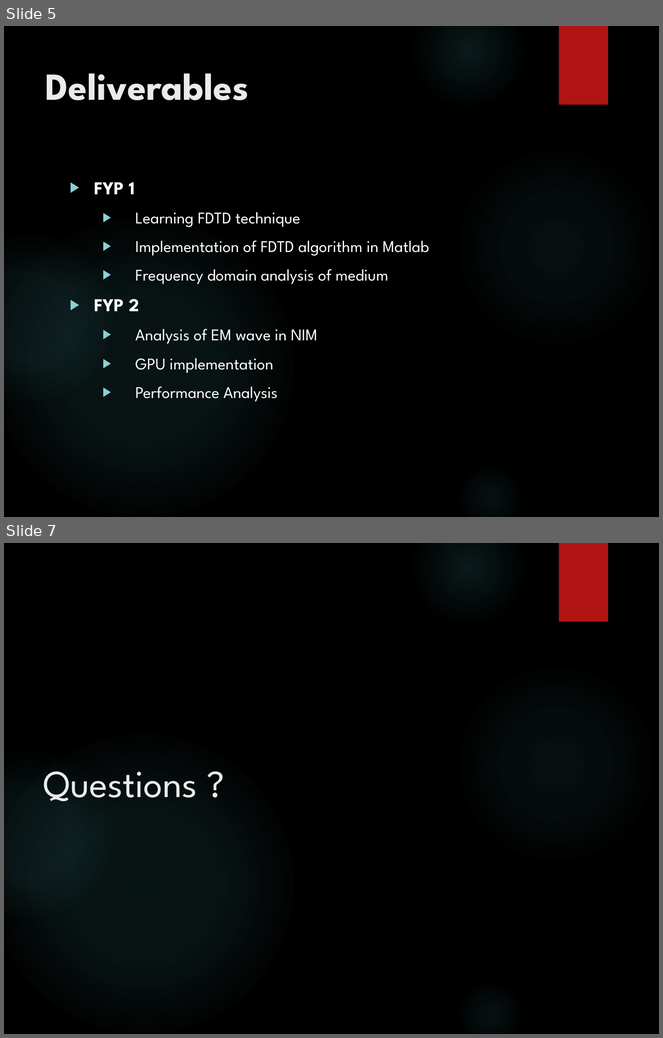
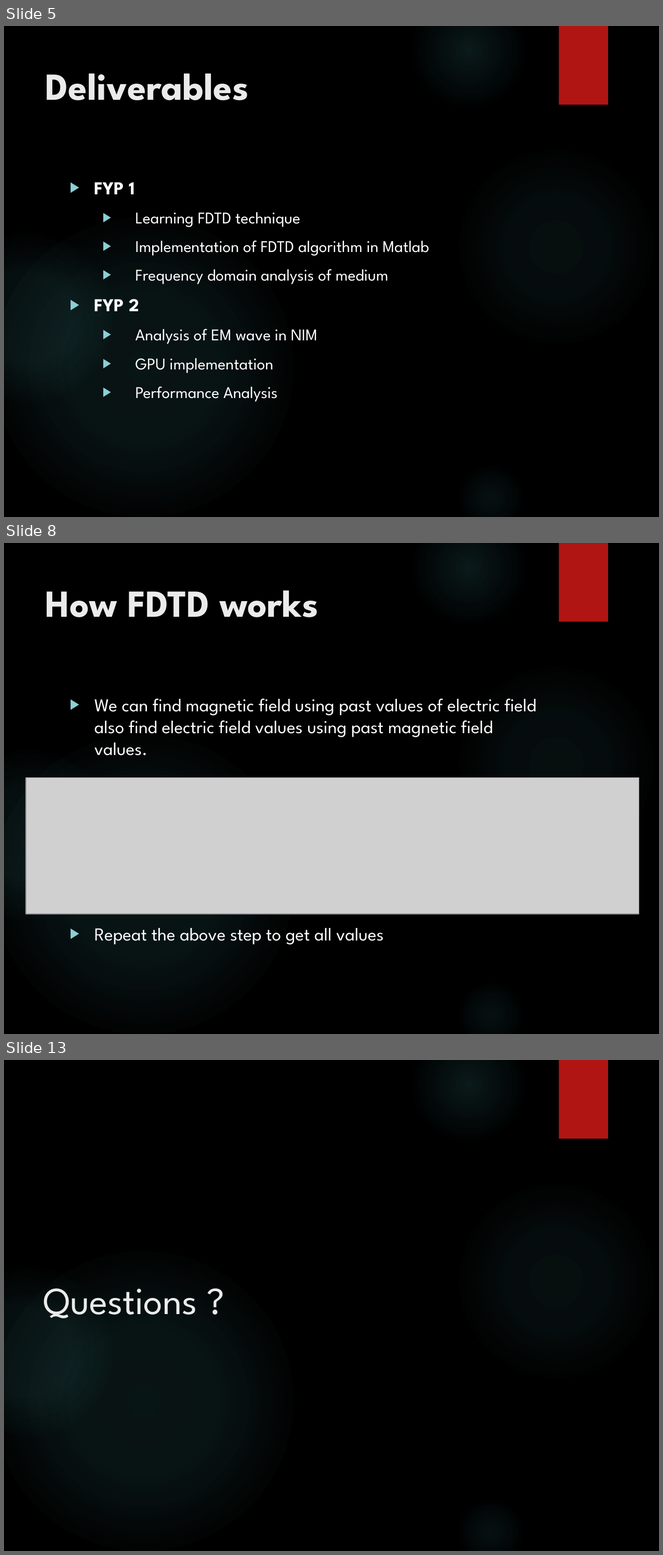
Before and after one commit to junaidnasir/gpu-em-nim, a slide deck: FYP_Defense_Presentation/FYP-1_presentation.pptx. Shown one above the other, each under a label of ours: slides 5 and 7 before the commit, slides 5, 8 and 13 after it; the slides between them are not shown. The pictures are 663x1038 and 663x1555 pixels, drawn with LibreOffice and Linux fonts; fonts in the diff are those of the drawing; grey boxes stand for pictures; background and template pictures are left out. Boxes give left, top, right and bottom in pixels: in the first picture for what was removed or moved away, otherwise in the second. Text is boxed around its words. In the diff, an @@ line names an element or a change of style, - is before the commit and + after.

```diff
--- a/FYP_Defense_Presentation/FYP-1_presentation.pptx
+++ b/FYP_Defense_Presentation/FYP-1_presentation.pptx
@@ slide 8 added at (4, 543, 659, 1034), background picture (left out); not listed: 6 template elements that a slide beside it also shows @@
@@ title added at (45, 590, 318, 617), 42 pt, text #EBEBEB, bold @@
+How FDTD works
@@ text added at (94, 698, 536, 945), 20 pt, text #FFFFFF @@
+▶ We can find magnetic field using past values of electric field also find electric field values using past magnetic field values.
+▶ Repeat the above step to get all values
@@ picture added at (26, 778, 639, 914) @@
@@ what was slide 7 is now slide 13 @@
```
Also in this commit, not shown: 2 slides changed, 5 other slides added.
